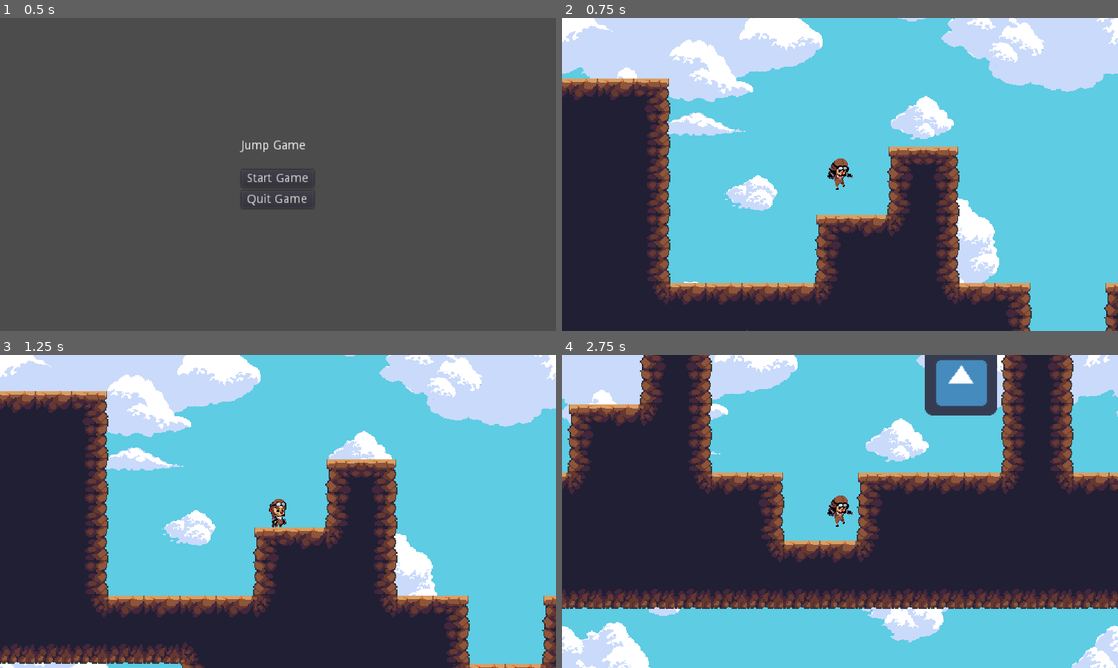
Above: before the commit, frames 1-4 (two rows, left to right).
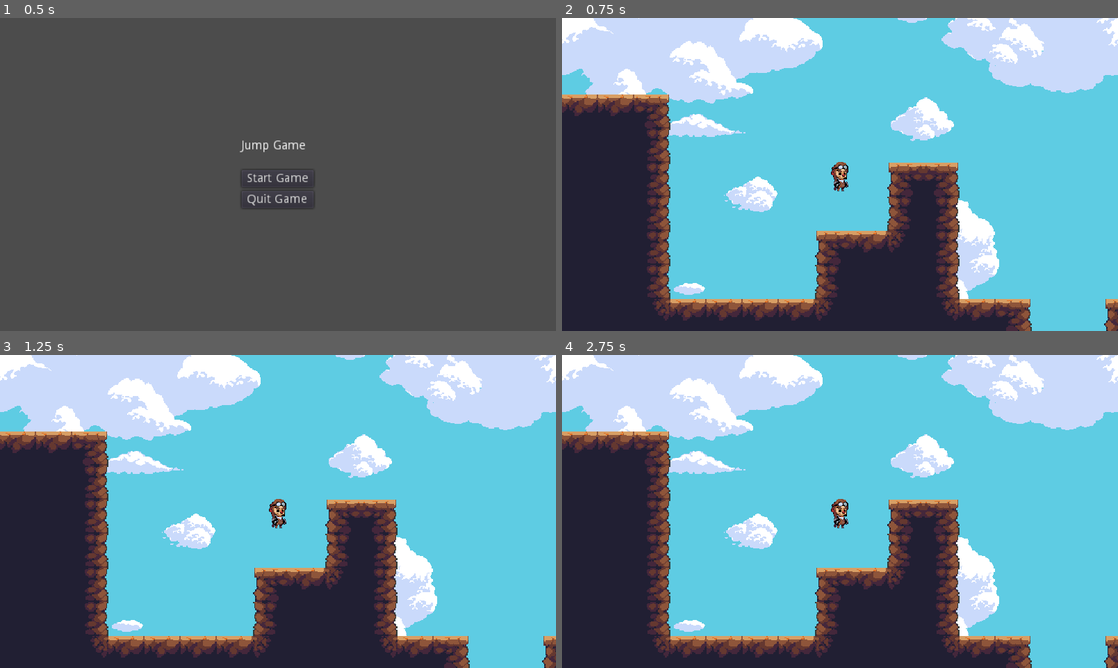
Above: after the commit, the same moments.

Repository: Guaris/gamedev
Game: Godot game, scene res://StartMenu.tscn
Two runs of this game, one before a commit and one after it. Both use one fixed random seed, a clock stepped at 60 frames per second and the inputs below. The engine's default icon, where the game draws it, is replaced by a stand-in: a white triangle on a blue panel in a dark square.
Inputs:
- Up to frame 1 (0.5 s): no input
- Up to frame 2 (0.75 s): click "Start Game" at 0.5 s
- Up to frame 3 (1.25 s): no input
- Up to frame 4 (2.75 s): tap Enter at 1.25 s; hold Right (ui_right) from 1.28 s (still down); tap Up (ui_up) at 1.35, 1.52, 1.82, 2.1, 2.27, 2.57 s

Frame 1 is identical in both runs. In frame 2, 15% of the frame differs, in the area x 0-100%, y 0-100%; in frame 3, 25%; in frame 4, 66%.
Error after the commit: Parse Error: Can't assign a new value to a constant. (res://KinematicBody2D.gd:17)

Commit message:
Added Double Jump & Wall Jump

Diff:
--- a/testmove/KinematicBody2D.gd
+++ b/testmove/KinematicBody2D.gd
@@ -5,9 +5,24 @@
 const ACCELERATION = 50
 const MAX_SPEED = 200
 const JUMP_HEIGHT = -550
+const MAX_JUMPS = 2
+const JUMPS = 0
 
 var motion = Vector2()
 
+func _input(event):
+	if JUMPS < MAX_JUMPS:
+		if Input.is_action_just_pressed("ui_up"):
+			motion.y = JUMP_HEIGHT
+			JUMPS += 1
+	if is_on_floor():
+		JUMPS = 0
+	if motion.y > 0 and is_on_wall():
+		if Input.is_action_just_pressed("ui_up"):
+			motion.y = JUMP_HEIGHT
+			JUMPS += 1
+	if is_on_floor():
+		JUMPS = 0
 
 func _physics_process(delta):
 	motion.y += GRAVITY
@@ -27,6 +42,7 @@
 	if is_on_floor():
 		if Input.is_action_just_pressed("ui_up"):
 			motion.y = JUMP_HEIGHT
+			JUMPS += 1
 		if friction == true:
 			motion.x = lerp(motion.x, 0, 0.2)
 	else:
--- a/testmove/Player.tscn
+++ b/testmove/Player.tscn
@@ -1,39 +1,40 @@
-[gd_scene load_steps=14 format=2]
+[gd_scene load_steps=15 format=2]
 
 [ext_resource path="res://KinematicBody2D.gd" type="Script" id=1]
-[ext_resource path="res://Sprites/Player/Idle0.png" type="Texture" id=2]
-[ext_resource path="res://Sprites/Player/Run0.png" type="Texture" id=3]
-[ext_resource path="res://Sprites/Player/Run1.png" type="Texture" id=4]
-[ext_resource path="res://Sprites/Player/Run2.png" type="Texture" id=5]
-[ext_resource path="res://Sprites/Player/Run4.png" type="Texture" id=6]
-[ext_resource path="res://Sprites/Player/Run3.png" type="Texture" id=7]
-[ext_resource path="res://Sprites/Player/Run7.png" type="Texture" id=8]
+[ext_resource path="res://Sprites/Player/Run0.png" type="Texture" id=2]
+[ext_resource path="res://Sprites/Player/Run1.png" type="Texture" id=3]
+[ext_resource path="res://Sprites/Player/Run2.png" type="Texture" id=4]
+[ext_resource path="res://Sprites/Player/Run4.png" type="Texture" id=5]
+[ext_resource path="res://Sprites/Player/Run3.png" type="Texture" id=6]
+[ext_resource path="res://Sprites/Player/Run7.png" type="Texture" id=7]
+[ext_resource path="res://Sprites/Player/Idle0.png" type="Texture" id=8]
 [ext_resource path="res://Sprites/Player/Jump1.png" type="Texture" id=9]
 [ext_resource path="res://Sprites/Player/Jump3.png" type="Texture" id=10]
-[ext_resource path="res://Sprites/Sky.png" type="Texture" id=11]
+[ext_resource path="res://Sprites/Player/Jump4.png" type="Texture" id=11]
+[ext_resource path="res://Sprites/Sky.png" type="Texture" id=12]
 
 [sub_resource type="SpriteFrames" id=1]
 
 animations = [ {
-"frames": [ ExtResource( 2 ) ],
+"frames": [ ExtResource( 2 ), ExtResource( 3 ), ExtResource( 4 ), ExtResource( 5 ), ExtResource( 6 ), ExtResource( 7 ) ],
+"loop": true,
+"name": "Run",
+"speed": 10.0
+}, {
+"frames": [ ExtResource( 8 ) ],
 "loop": true,
 "name": "Idle",
 "speed": 5.0
 }, {
-"frames": [ ExtResource( 3 ), ExtResource( 4 ), ExtResource( 5 ), ExtResource( 6 ), ExtResource( 7 ), ExtResource( 8 ) ],
-"loop": true,
-"name": "Run",
-"speed": 10.0
-}, {
-"frames": [ ExtResource( 9 ) ],
+"frames": [ ExtResource( 9 ), ExtResource( 9 ) ],
 "loop": true,
 "name": "Jump",
 "speed": 5.0
 }, {
-"frames": [ ExtResource( 10 ) ],
+"frames": [ ExtResource( 10 ), ExtResource( 11 ) ],
 "loop": true,
 "name": "Fall",
-"speed": 5.0
+"speed": 10.0
 } ]
 
 [sub_resource type="CapsuleShape2D" id=2]
@@ -42,7 +43,7 @@
 radius = 14.0
 height = 28.0
 
-[node name="Player" type="KinematicBody2D"]
+[node name="Player" type="KinematicBody2D" index="0"]
 
 scale = Vector2( 0.477165, 0.487393 )
 input_pickable = false
@@ -50,7 +51,7 @@
 collision_mask = 1
 collision/safe_margin = 0.08
 script = ExtResource( 1 )
-_sections_unfolded = [ "Transform" ]
+_sections_unfolded = [ "Collision", "Pickable", "Transform", "collision" ]
 __meta__ = {
 "_edit_group_": true
 }
Not shown: 1 places in testmove/Player.tscn that only renumber resources
